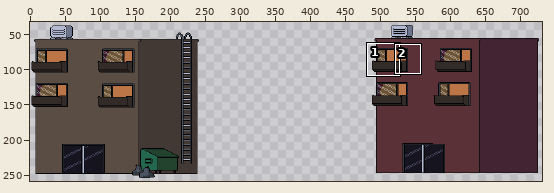
A pixel-art file gets an edit: Assets/Aseprite Projects/Level/Apartments.aseprite. The first picture is a wide view before the edit; the outline marks the close-up.
Close-up. Before the commit:
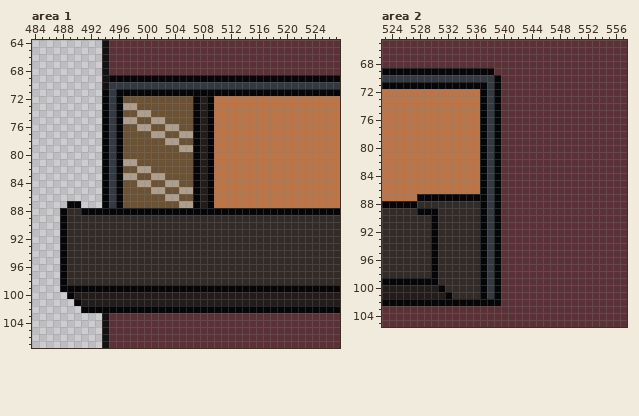
816x270 pixels, 1 frame. Shown: area 1: x 484..527, y 64..107; area 2: x 523..557, y 65..105. The wide view leaves out empty margins. The commit also changed other parts of the picture, which this record leaves out.
New version:
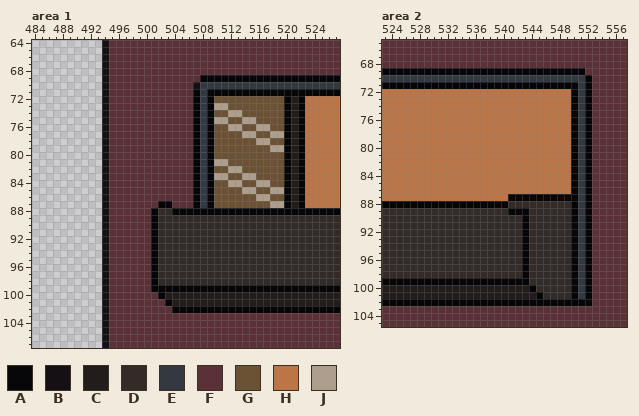
Palette (. is transparent): A #060608  B #141013  C #221c1a  D #322b28  E #333941  F #5b3138  G #6c5234  H #bb7547  J #ad9e8d
From old to new:
Changed rows in their new state; - is an unchanged pixel.
Area 1, layer "RedBuilding":
first column x 488:
 69 -------FFFFFFFFFFFFF---------------
 70 -------FFFFFFFFFFFFB---------------
 71 ------BFFFFFFFFFFFF-E--------------
 72 ------BFFFFFFFFFFFF-E-GGGGGGGGGGACA
 73 ------BFFFFFFFFFFFF-E-JJGGGGGGGGACA
 74 ------BFFFFFFFFFFFF-E-GGJJGGGGGGACA
 75 ------BFFFFFFFFFFFF-E-JJGGJJGGGGACA
 76 ------BFFFFFFFFFFFF-E-GGJJGGJJGGACA
 77 ------BFFFFFFFFFFFF-E-GGGGJJGGJJACA
 78 ------BFFFFFFFFFFFF-E-GGGGGGJJGGACA
 79 ------BFFFFFFFFFFFF-E-GGGGGGGGJJACA
 80 ------BFFFFFFFFFFFF-E-GGGGGGGGGGACA
 81 ------BFFFFFFFFFFFF-E-JJGGGGGGGGACA
 82 ------BFFFFFFFFFFFF-E-GGJJGGGGGGACA
 83 ------BFFFFFFFFFFFF-E-JJGGJJGGGGACA
 84 ------BFFFFFFFFFFFF-E-GGJJGGJJGGACA
 85 ------BFFFFFFFFFFFF-E-GGGGJJGGJJACA
 86 ------BFFFFFFFFFFFF-E-GGGGGGJJGGACA
 87 -..---BFFFFFFFAAFFF-E-GGGGGGGGJJACA
 88 ......BFFFFFF-DD-------------------
 89 ......BFFFFFFA---------------------
 90 ......BFFFFFFA---------------------
 91 ......BFFFFFFA---------------------
 92 ......BFFFFFFA---------------------
 93 ......BFFFFFFA---------------------
 94 ......BFFFFFFA---------------------
 95 ......BFFFFFFA---------------------
 96 ......BFFFFFFA---------------------
 97 ......BFFFFFFA---------------------
 98 ......BFFFFFFA---------------------
 99 ......BFFFFFF----------------------
100 -.....BFFFFFFFA--------------------
101 --....BFFFFFFFFA-------------------
102 ---...BFFFFFFFFF-------------------
Area 2, layer "RedBuilding":
first column x 528:
 69 -----------AAAAAAAAAAAAA-
 70 -----------EEEEEEEEEEEEEA
 71 ----------A-AAAAAAAAAAAEA
 72 ---------HHHHHHHHHHHHHAEA
 73 ---------HHHHHHHHHHHHHAEA
 74 ---------HHHHHHHHHHHHHAEA
 75 ---------HHHHHHHHHHHHHAEA
 76 ---------HHHHHHHHHHHHHAEA
 77 ---------HHHHHHHHHHHHHAEA
 78 ---------HHHHHHHHHHHHHAEA
 79 ---------HHHHHHHHHHHHHAEA
 80 ---------HHHHHHHHHHHHHAEA
 81 ---------HHHHHHHHHHHHHAEA
 82 ---------HHHHHHHHHHHHHAEA
 83 ---------HHHHHHHHHHHHHAEA
 84 ---------HHHHHHHHHHHHHAEA
 85 ---------HHHHHHHHHHHHHAEA
 86 ---------HHHHHHHHHHHHHAEA
 87 HHHHHHHHHHHHHAAAAAAAAAAEA
 88 AAAAAAAAA-A-ADDDDDDDDDAEA
 89 DDD------DDDDAAADDDDDDAEA
 90 --D------DDDDDDADDDDDDAEA
 91 --D------DDDDDDADDDDDDAEA
 92 --D------DDDDDDADDDDDDAEA
 93 --D------DDDDDDADDDDDDAEA
 94 --D------DDDDDDADDDDDDAEA
 95 --D------DDDDDDADDDDDDAEA
 96 --D------DDDDDDADDDDDDAEA
 97 --D------DDDDDDADDDDDDAEA
 98 --D------DDDDDDADDDDDDAEA
 99 ---AAAAAA-A-AAAADDDDDDAEA
100 ---CCCCCCCCCCCCCADDDDDAEA
101 ----CCCCCCCCCCCCCADDDDAEA
102 ------------AAAAAAAAAAAAA
Pixel boxes of the changes (left, top, right, bottom) in both close-ups:
changed: (60, 75, 305, 313)
changed: (417, 68, 592, 306)
